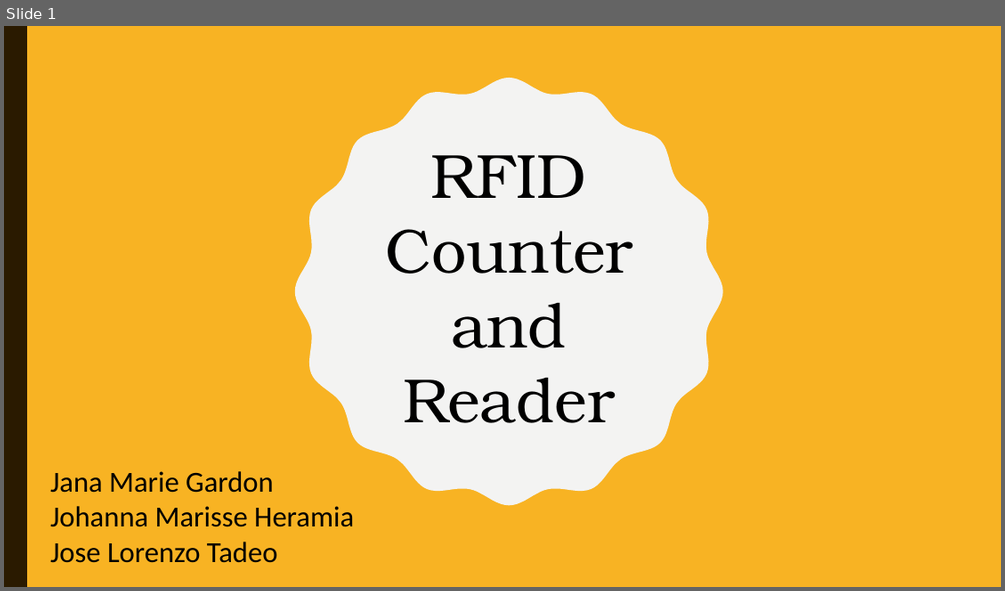
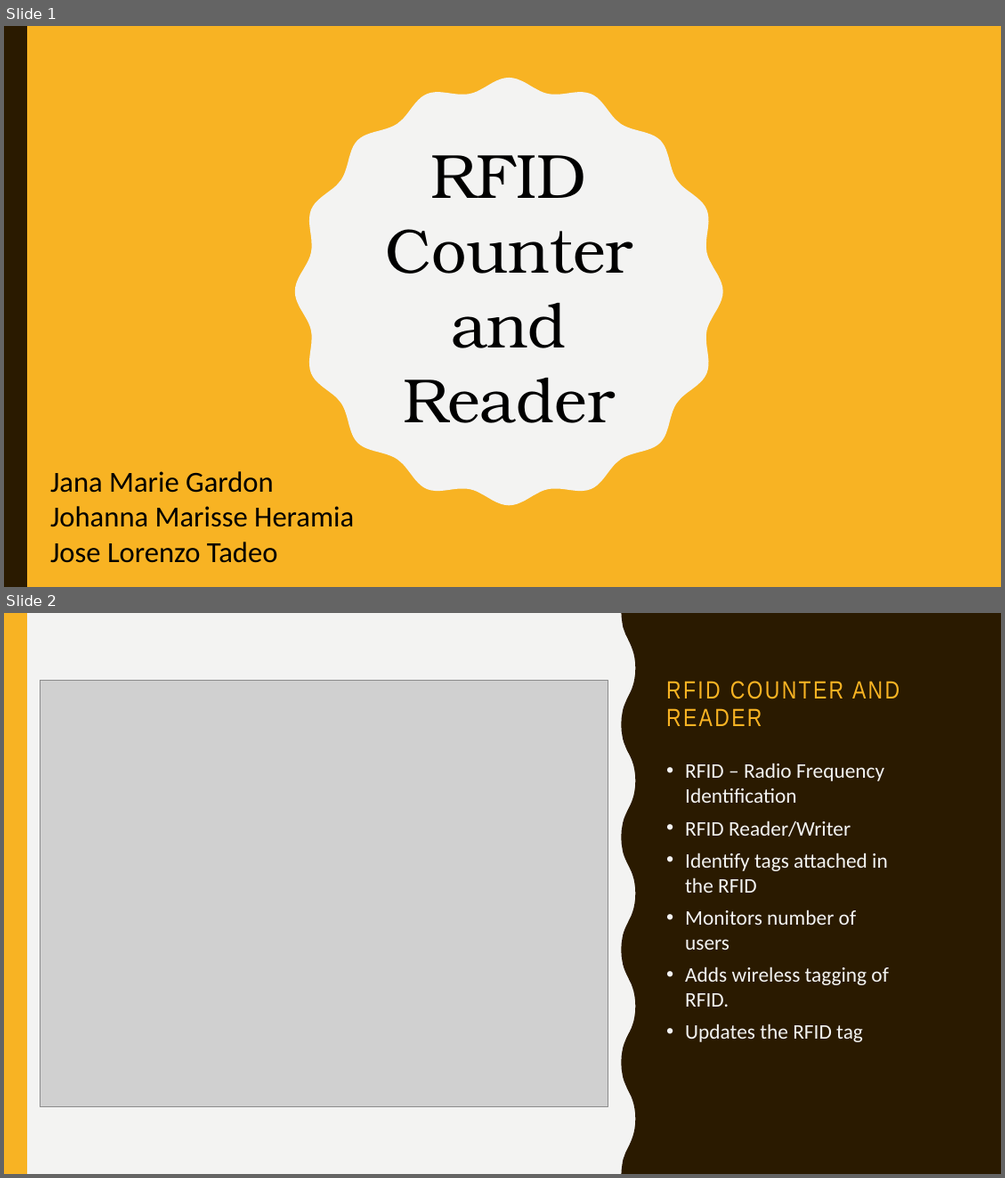
Before and after one commit to jgtadeo/PEMBEDS, a slide deck: Presentation.pptx. Shown one above the other, each under a label of ours: slide 1 before the commit, slides 1 and 2 after it. The pictures are 1005x591 and 1005x1178 pixels, drawn with LibreOffice and Linux fonts; fonts in the diff are those of the drawing; grey boxes stand for pictures. Boxes give left, top, right and bottom in pixels: in the first picture for what was removed or moved away, otherwise in the second. Text is boxed around its words. In the diff, an @@ line names an element or a change of style, - is before the commit and + after.

```diff
--- a/Presentation.pptx
+++ b/Presentation.pptx
@@ slide 2 added at (4,613,1001,1174), background #F3F3F2 @@
@@ freeform shape added at (4,613,77,1174), fill #2A1A00 @@
@@ rectangle added at (4,613,1001,1174), fill #F3F3F2 @@
@@ rectangle added at (4,613,27,1174), fill #F8B323 @@
@@ freeform shape added at (622,613,1001,1174), fill #2A1A00 @@
@@ rectangle added at (978,613,1001,1174), fill #F8B323 @@
@@ picture added at (40,681,608,1107) @@
@@ title added at (666,681,899,726), 24 pt, text #F8B323 @@
+RFID COUNTER AND READER
@@ text added at (685,763,888,1042), 20 pt, text #F3F3F2 @@
+• RFID – Radio Frequency Identification
+• RFID Reader/Writer
+• Identify tags attached in the RFID
+• Monitors number of users
+• Adds wireless tagging of RFID.
+• Updates the RFID tag
```
Also in this commit, not shown: 1 slide changed, 11 other slides added, 1 slide removed.
